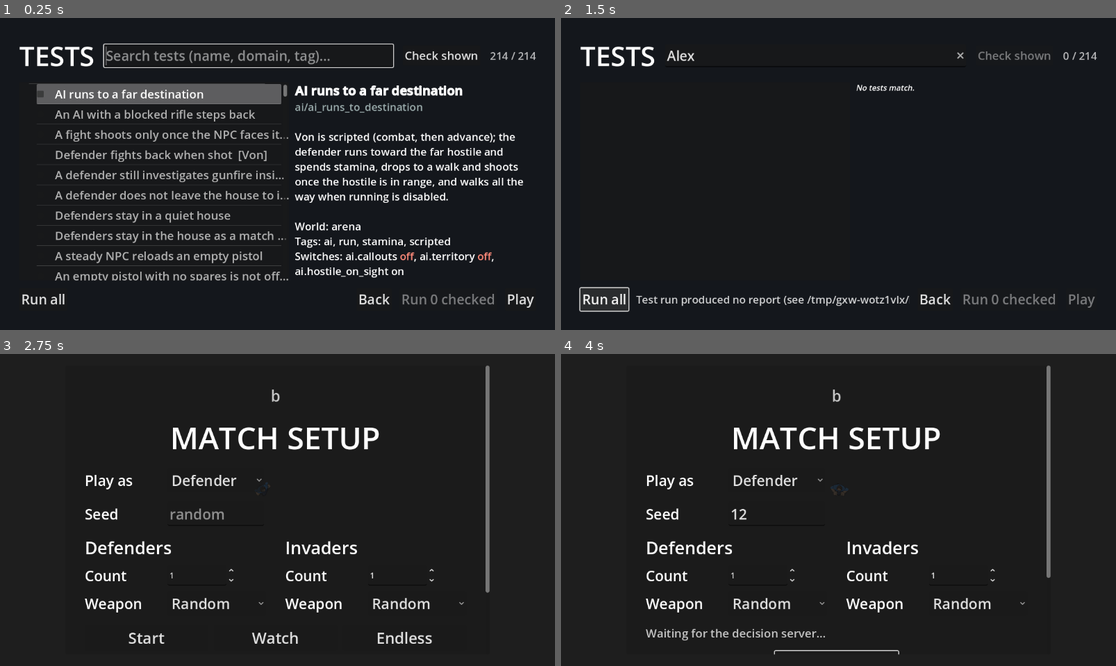
Above: before the commit, frames 1-4 (two rows, left to right).
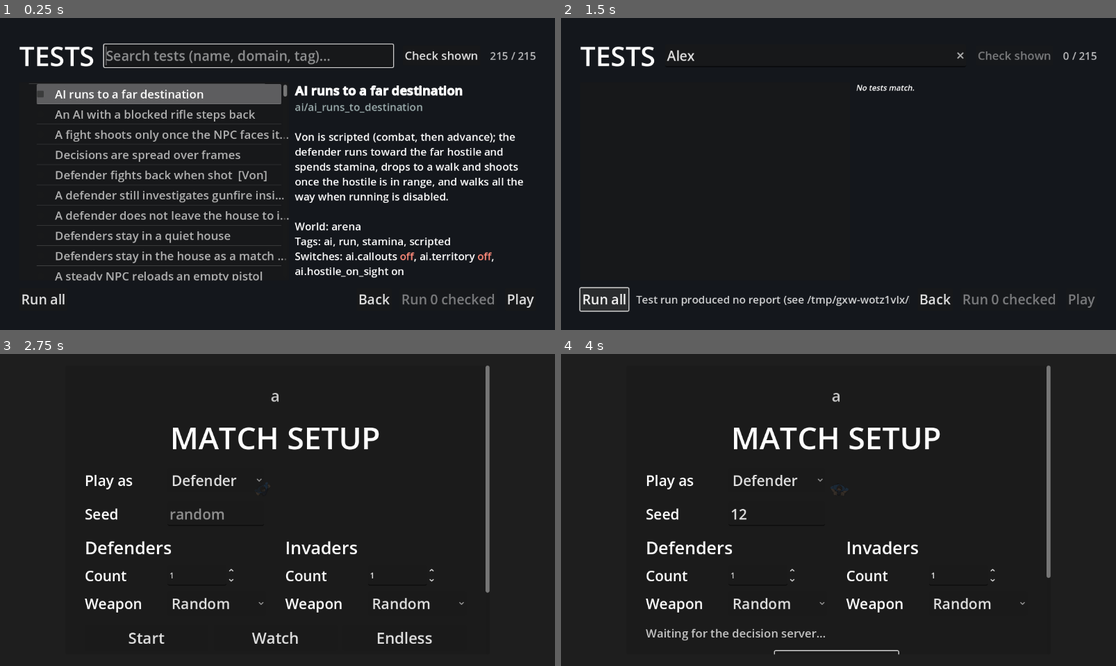
Above: after the commit, the same moments.

Repository: AnthonyThomasson/Example-Godot
Game: Godot game, scene res://scenes/testing/test_runner.tscn
Same seed, same stepped clock (60 frames per second), same inputs: the game is played once before the commit and once after it. This scene is started directly instead of the project's main scene.
Inputs (mouse positions are in pixels of both pictures, inside the frame that each line leads up to):
- Up to frame 1 (0.25 s): no input
- Up to frame 2 (1.5 s): click (810, 55) at 0.52 s; type "Alex" at 0.6 s; click "Run all" at 1.25 s
- Up to frame 3 (2.75 s): click "Back" at 2 s
- Up to frame 4 (4 s): click (777, 513) at 2.77 s; type "12" at 2.85 s; click "Watch" at 3.5 s

The runs differ from the first frame. In frame 1, 3.8% of the frame differs, in the area x 9-97%, y 10-85%; in frame 2, less than 0.1%; in frame 3, less than 0.1%; in frame 4, less than 0.1%.

Commit message:
Start at most one decision snapshot per physics frame
Building a decision snapshot (the perception's sense()) is the costliest
thing an NPC does in a frame: 2-3 ms, up to 8 or 9 in a 10v10 house. NPCs
that spawn, come under fire or lose a contact together want to decide on
the same frame, and several of those snapshots in one frame were one of
the three things that put a frame past two frames' worth.

DecisionBudget (ai/decision/) counts the snapshots started in the current
physics frame; the controller claims one before _start_decision (in
_should_decide, and before restarting a walk in _maybe_interrupt) and
per_frame (1) are allowed. A refused NPC keeps its wish (_force, the
elapsed timer) and asks again next frame, so one waits at most a frame
per NPC ahead of it.

The limit is a count, not a time. A first version budgeted milliseconds,
and that made when an NPC decides depend on the machine's speed: two
invaders whose snapshots fit in one frame decided together, neither
heard the other's radio claim, both took the same flank side, and
ai/flank_three_invaders_exhaust_sides passed 2 runs in 6. With one
snapshot a frame they decide on consecutive frames, each hearing the
claims before it, and it passes 6 of 6.

A new test pins it: eight invaders that all see a hostile from their
first frame start at most one decision a frame and all decide within two
frames apiece; with the limit raised to eight they keep deciding at
their cadence. It fails when the claim is bypassed (all eight decide on
frame one). tests/ai: 73 passed.

The 10v10 frame numbers could not be read for this commit: the machine
was shared with another checkout's suite (load average 40) during every
measurement window.

Co-Authored-By: Claude Fable 5.1 <noreply@anthropic.com>

Diff:
--- /dev/null
+++ b/scenes/ai/decision/decision_budget.gd
@@ -0,0 +1,30 @@
+class_name DecisionBudget
+extends RefCounted
+
+## AI DECISION sub-domain: how many decision snapshots may start in one physics frame, shared by every NPC. Building
+## a snapshot (the perception's `sense()`) is the costliest thing an NPC does in one frame, and NPCs that spawned or
+## came under fire together want to decide on the same frame; the controller asks here before it starts one. A
+## refused NPC keeps its wish and asks again next frame, so one waits at most a frame per NPC ahead of it. The
+## limit is a count, not a time, so when each NPC decides never depends on the machine's speed: a test sees the
+## same frames every run, and two NPCs that would claim the same flank side on one frame decide on different
+## ones, each hearing the other's radio first (`tests/ai/decisions_spread_over_frames_test.gd`).
+
+## Snapshots that may start in one physics frame. One flattens the cost into a single snapshot a frame; a test
+## raises it to see every NPC decide at once.
+static var per_frame: int = 1
+
+static var _frame := -1    ## The physics frame the count is for.
+static var _started := 0   ## Snapshots started this frame.
+
+
+## Whether a snapshot may start now: while fewer than `per_frame` have started this physics frame. A true answer
+## counts as one started.
+static func claim() -> bool:
+	var frame := Engine.get_physics_frames()
+	if frame != _frame:
+		_frame = frame
+		_started = 0
+	if _started >= per_frame:
+		return false
+	_started += 1
+	return true
--- a/scenes/ai/goal_controller.gd
+++ b/scenes/ai/goal_controller.gd
@@ -678,13 +678,14 @@
 
 ## Whether a new decision may start now: never while crossing a doorway (a forced one waits until the NPC is
 ## through); always when forced; otherwise the behaviour decides whether its current commitment still holds (a
-## fight, a move, an approach) or the decide cadence has elapsed.
+## fight, a move, an approach) or the decide cadence has elapsed. One that may must also get one of the frame's
+## snapshots (`DecisionBudget`); refused, it keeps its wish (`_force`, the elapsed timer) and asks again next frame.
 func _should_decide() -> bool:
 	if _behavior.committed():
 		return false
-	if _force:
-		return true
-	return _behavior.wants_decision(_character, _decide_timer <= 0.0)
+	if not _force and not _behavior.wants_decision(_character, _decide_timer <= 0.0):
+		return false
+	return DecisionBudget.claim()
 
 
 ## A salient event arrived while a walk is in flight: restart the walk only when the situation now
@@ -692,7 +693,8 @@
 ## search → straight to COMBAT). Otherwise the walk in flight already fits; let it finish.
 func _maybe_interrupt(character) -> void:
 	if _planner.entry_for(_perception.quick_facts(character)) != _planner.current_entry():
-		_start_decision(character)
+		if DecisionBudget.claim():  # Else `_force` stays and the restart is tried again next frame.
+			_start_decision(character)
 	else:
 		_force = false
 
--- /dev/null
+++ b/tests/ai/decisions_spread_over_frames_test.gd
@@ -0,0 +1,67 @@
+extends GameTest
+
+## NPCs that want to decide on the same frame build their decision snapshots over several frames, not all in one
+## (`DecisionBudget`): eight invaders spawned together all see a hostile from their first frame; at most one of them starts
+## a decision each frame (a choice that is done on arrival, like firing from where it stands, is decided again on the next),
+## every one of them has decided within two frames apiece (none starves), and with the limit raised to all eight they go on
+## deciding together at their cadence.
+
+const COUNT := 8
+const SPREAD_FRAMES := 2 * COUNT + 4
+const TARGET := Vector2(900, 60)
+
+
+func describe() -> Dictionary:
+	return {
+		"name": "Decisions are spread over frames",
+		"description": "Eight invaders spawned together start at most one decision per frame and all decide within two frames apiece; with the limit raised they keep deciding at their cadence.",
+		"tags": ["ai", "decision", "scripted"],
+		"timeout": 12.0,
+	}
+
+
+func configure(s: TestSetup) -> void:
+	s.arena(Rect2(0, 0, 1800, 400))
+	s.von_script([{ "pick": "combat" }, { "pick": "engage" }])
+	s.switch(&"ai.callouts", false)
+	s.switch(&"ai.territory", false)
+	s.set_static(DecisionBudget, "per_frame", 1)  # The default, pinned: the first half asserts on it.
+	for i in COUNT:
+		var at := Vector2(150 + i * 200, 300)
+		s.actor(StringName("inv%d" % i), &"invader", at, { "speed": 0.0, "facing": (TARGET - at).normalized() })
+		# A short cadence, so each re-decides a few times within the window measured below.
+		s.set_props(StringName("inv%d" % i), "GoalController", { "tactic_interval": 0.4, "decide_interval": 0.4, "max_commit_time": 0.4 })
+	s.actor(&"tgt", &"puppet", TARGET, { "faction": &"household", "max_health": 100000.0 })
+
+
+func run(t: TestContext) -> void:
+	var brains: Array = []
+	for i in COUNT:
+		brains.append(t.controller(StringName("inv%d" % i), &"debug_state"))
+	var decided_after: Array = []
+	for frame in SPREAD_FRAMES:
+		await t.frames(1)
+		decided_after.append(_decided(brains))
+	t.trace("decided", decided_after[SPREAD_FRAMES - 1])
+	t.check(decided_after[0] <= 2, "on the first frame at most one snapshot started (%d NPCs had decided)" % decided_after[0])
+	var one_at_a_time := true
+	for k in range(1, SPREAD_FRAMES):
+		if decided_after[k] - decided_after[k - 1] > 1:
+			one_at_a_time = false
+	t.check(one_at_a_time, "never more than one new decision per frame (%s)" % [decided_after])
+	t.check(decided_after[SPREAD_FRAMES - 1] == COUNT, "all %d had decided within %d frames, none starved (%s)" % [COUNT, SPREAD_FRAMES, decided_after])
+
+	DecisionBudget.per_frame = COUNT  # Every NPC may decide on one frame (the test harness restores the static afterwards).
+	var asked_before: int = t.von_requests().size()
+	await t.seconds(1.5)
+	var asked: int = t.von_requests().size() - asked_before
+	t.check(asked >= COUNT, "with the limit raised every NPC decided again within 1.5 s (%d asks)" % asked)
+
+
+## How many of `brains` have finished at least one decision walk.
+func _decided(brains: Array) -> int:
+	var n := 0
+	for b in brains:
+		if not (b.debug_state().get("decision", {}).get("levels", []) as Array).is_empty():
+			n += 1
+	return n
Not shown, added: scenes/ai/decision/decision_budget.gd.uid
Not shown, added: tests/ai/decisions_spread_over_frames_test.gd.uid
Not shown, changed: .claude/skills/architecture/SKILL.md
Not shown, changed: .claude/skills/domain-ai-decision/SKILL.md
Not shown, changed: .claude/skills/domain-ai/SKILL.md
Not shown, changed: .claude/skills/domain-testing/SKILL.md
